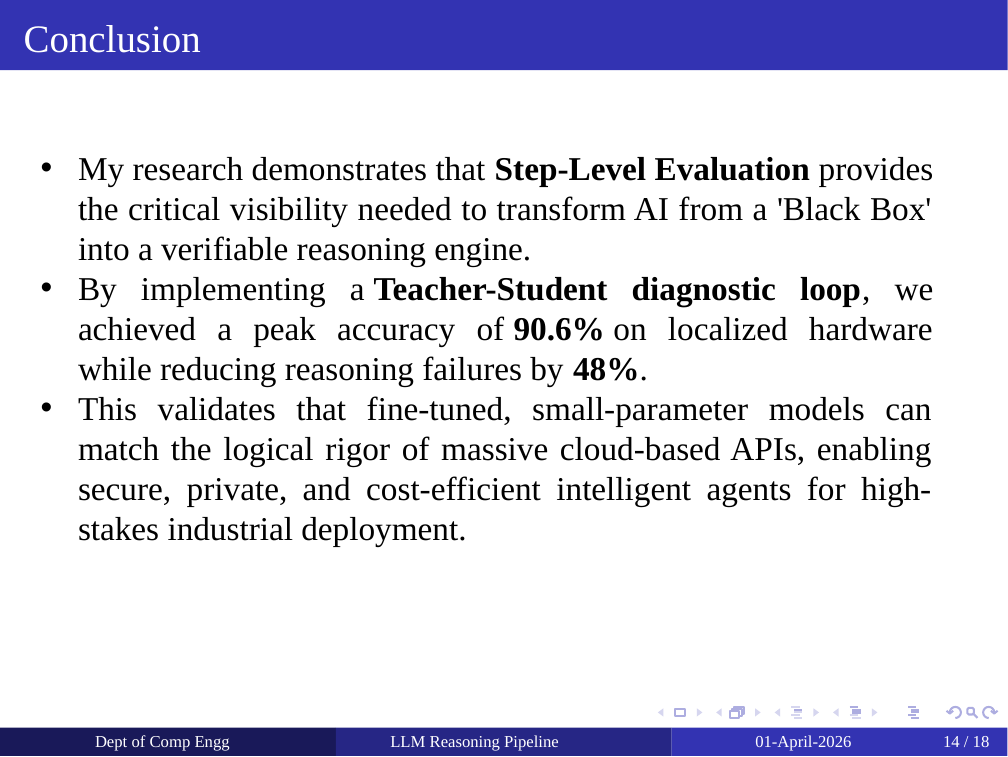
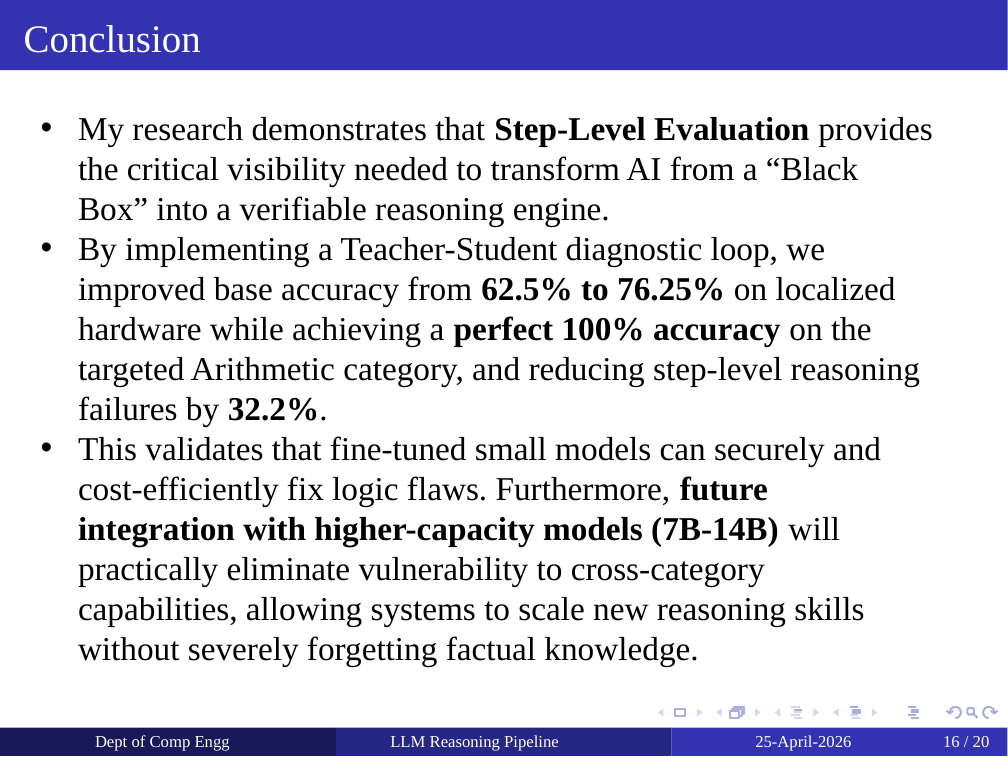
Before and after one commit to yashdoke7/llm-reasoning-pipeline, a slide deck: slide 16 of docs/Internship Review.pptx (slide 14 before the commit). Drawn at 1008x757 pixels with LibreOffice and Linux fonts; fonts in the diff are those of the drawing. Boxes give left, top, right and bottom in pixels: in the first picture for what was removed or moved away, otherwise in the second. Text is boxed around its words. In the diff, an @@ line names an element or a change of style, - is before the commit and + after.

Commit message:
docs: finalize project report deliverables, architecture figures, and evaluation traces

```diff
--- a/docs/Internship Review.pptx
+++ b/docs/Internship Review.pptx
@@ text at [78,117,933,667]: text changed @@
-• My research demonstrates that Step-Level Evaluation provides the critical visibility needed to transform AI from a 'Black Box' into a verifiable reasoning engine.
-• By implementing a Teacher-Student diagnostic loop, we achieved a peak accuracy of 90.6% on localized hardware while reducing reasoning failures by 48%.
-• This validates that fine-tuned, small-parameter models can match the logical rigor of massive cloud-based APIs, enabling secure, private, and cost-efficient intelligent agents for high-stakes industrial deployment.
+• My research demonstrates that Step-Level Evaluation provides the critical visibility needed to transform AI from a “Black Box” into a verifiable reasoning engine.
+• By implementing a Teacher-Student diagnostic loop, we improved base accuracy from 62.5% to 76.25% on localized hardware while achieving a perfect 100% accuracy on the targeted Arithmetic category, and reducing step-level reasoning failures by 32.2%.
+• This validates that fine-tuned small models can securely and cost-efficiently fix logic flaws. Furthermore, future integration with higher-capacity models (7B-14B) will practically eliminate vulnerability to cross-category capabilities, allowing systems to scale new reasoning skills without severely forgetting factual knowledge.
@@ text at [755,735,851,750]: text changed @@
-01-April-2026
+25-April-2026
@@ page number at [943,736,990,747]: text changed @@
-14 / 18
+16 / 20
```
Also in this commit, not shown: 17 other slides changed, 2 slides added, 13 other files.
